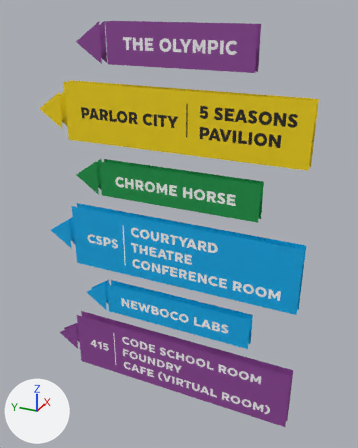
The Blender file res/AllSigns.blend: old version first, new version second.
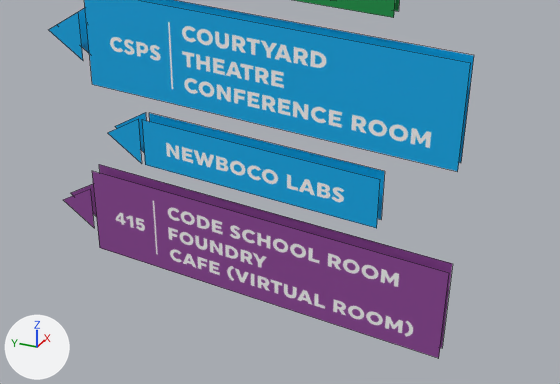
The first picture shows the older version from a camera (50 mm lens) standing at (-4.46, -2.19, 6.17) and looking at (0.11, -0.13, 3.88). The close-ups show both versions on the part from 6% to 100% of the width and 47% to 99% of the height of that picture; other places that the commit changed are outside them. Arrows for +X, +Y and +Z are at lower left; the lights stay in place. The close-ups show mesh edges as thin lines.

Script lines for the objects in view, before the commit:
```python
me_wayfinding_06_001 = bpy.data.meshes.new('WAYFINDING-06.001')
me_wayfinding_06_001.from_pydata(...)  # 14 vertices, 4 faces; spans x -1.08..1.06, y 4.14..4.54, z -0.05..0.05
me_wayfinding_06_001.materials.append(mat_wayfinding_06)  # picture img_wayfinding_06_png
me_wayfinding_08_001 = bpy.data.meshes.new('WAYFINDING-08.001')
me_wayfinding_08_001.from_pydata(...)  # 14 vertices, 4 faces; spans x -1.54..1.53, y 3.18..3.94, z -0.05..0.05
me_wayfinding_08_001.materials.append(mat_wayfinding_08)  # picture img_wayfinding_08_png
# before: 0 (-1.54, 3.18, 0.05) at pixel (461, 163), 1 (-1.54, 3.94, 0.05) at pixel (474, 55), 2 (1.18, 3.18, 0.05), 3 (1.18, 3.94, 0.05), 4 (1.53, 3.56, 0.05) at pixel (56, 24)
# before: 5 (1.25, 3.36, 0.05), 6 (1.25, 3.75, 0.05), 7 (1.18, 3.18, -0.05) at pixel (92, 84), 8 (1.18, 3.94, -0.05), 9 (-1.54, 3.18, -0.05) at pixel (457, 171)
# before: 10 (-1.54, 3.94, -0.05) at pixel (470, 62), 11 (1.53, 3.56, -0.05) at pixel (48, 29), 12 (1.25, 3.36, -0.05) at pixel (83, 60), 13 (1.25, 3.75, -0.05) at pixel (78, 11)
me_wayfinding_10_001 = bpy.data.meshes.new('WAYFINDING-10.001')
me_wayfinding_10_001.from_pydata(...)  # 14 vertices, 4 faces; spans x -1.09..1.05, y 2.58..2.98, z -0.05..0.05
me_wayfinding_10_001.materials.append(mat_wayfinding_10)  # picture img_wayfinding_10_png
# before: 0 (-1.09, 2.78, -0.05) at pixel (114, 126), 1 (-0.77, 2.58, -0.05), 2 (1.05, 2.98, -0.05) at pixel (384, 171), 3 (1.05, 2.58, -0.05) at pixel (381, 219), 4 (-0.77, 2.98, -0.05) at pixel (149, 112)
# before: 5 (-0.8, 2.98, -0.05) at pixel (145, 112), 6 (-0.8, 2.58, -0.05), 7 (-1.09, 2.78, 0.05) at pixel (107, 132), 8 (1.05, 2.58, 0.05) at pixel (376, 228), 9 (-0.77, 2.98, 0.05) at pixel (141, 119)
# before: 10 (-0.77, 2.58, 0.05) at pixel (145, 164), 11 (1.05, 2.98, 0.05) at pixel (380, 179), 12 (-0.8, 2.98, 0.05) at pixel (138, 118), 13 (-0.8, 2.58, 0.05) at pixel (141, 163)
me_wayfinding_12_001 = bpy.data.meshes.new('WAYFINDING-12.001')
me_wayfinding_12_001.from_pydata(...)  # 14 vertices, 4 faces; spans x -1.59..1.56, y 1.62..2.38, z -0.05..0.05
me_wayfinding_12_001.materials.append(mat_wayfinding_12)  # picture img_wayfinding_12_png
# before: 0 (-1.27, 1.62, -0.05), 1 (-1.27, 2.38, -0.05) at pixel (99, 164), 2 (1.56, 2.38, -0.05) at pixel (452, 263), 3 (1.56, 1.62, -0.05) at pixel (442, 348), 4 (-1.59, 2.01, -0.05) at pixel (70, 192)
# before: 5 (-1.3, 2.2, -0.05), 6 (-1.3, 1.81, -0.05), 7 (1.56, 1.62, 0.05) at pixel (438, 358), 8 (1.56, 2.38, 0.05) at pixel (449, 273), 9 (-1.27, 2.38, 0.05) at pixel (91, 170)
# before: 10 (-1.27, 1.62, 0.05) at pixel (99, 247), 11 (-1.59, 2.01, 0.05) at pixel (62, 199), 12 (-1.3, 2.2, 0.05) at pixel (90, 188), 13 (-1.3, 1.81, 0.05) at pixel (94, 228)
ob_06_chromehorse = bpy.data.objects.new('06-ChromeHorse', me_wayfinding_06_001)
ob_06_chromehorse.location = (0.0, 0.0, 0.0)
ob_06_chromehorse.rotation_euler = (1.571, 0.0, 4.712)  # degrees (90, 0, 270)
ob_08_csps = bpy.data.objects.new('08-CSPS', me_wayfinding_08_001)
ob_08_csps.location = (0.0, 0.0, 0.0)
ob_08_csps.rotation_euler = (1.571, 0.0, 1.571)  # degrees (90, 0, 90)
ob_10_newbocolabs = bpy.data.objects.new('10-NewBoCoLabs', me_wayfinding_10_001)
ob_10_newbocolabs.location = (0.0, 0.0, 0.0)
ob_10_newbocolabs.rotation_euler = (1.571, 0.0, 4.712)  # degrees (90, 0, 270)
ob_12_415 = bpy.data.objects.new('12-415', me_wayfinding_12_001)
ob_12_415.location = (0.0, 0.0, 0.0)
ob_12_415.rotation_euler = (1.571, 0.0, 4.712)  # degrees (90, 0, 270)
```
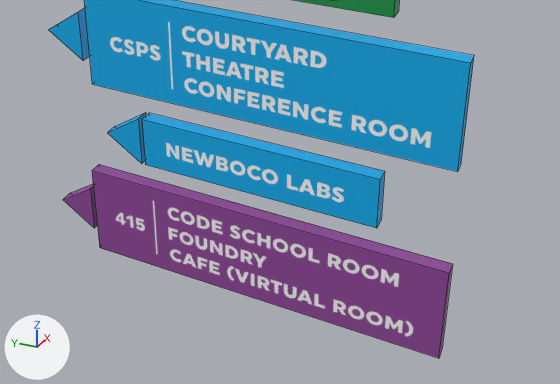
The newer file is also turned or shifted as a whole; pictures and numbers use the older file's frame.

Pixel boxes [x1, y1, x2, y2] of what changed, in the close-ups (560 x 384 px):
'08-CSPS', reshaped
    before: [49, 0, 474, 171]
    after: [49, 0, 474, 172]
part 1 of me_wayfinding_08_001, built on
    before: [49, 12, 83, 60]
    after: [49, 0, 474, 170]
part 2 of me_wayfinding_10_001, built on
    before: [108, 119, 142, 164]
    after: [108, 112, 385, 227]
part 3 of me_wayfinding_12_001, built on
    before: [63, 189, 94, 228]
    after: [63, 164, 452, 357]

What the commit changed:
me_wayfinding_08_001 is used by ob_08_csps; location (0.0, 0.0, 0.0); rotation (1.571, 0.0, 1.571), in degrees (90, 0, 90).
Verts and faces of me_wayfinding_08_001; kept vertices keep their numbers, new ones are numbered from 14.
me_wayfinding_08_001 had 14 vertices, 4 faces and spanned x -1.54..1.53, y 3.18..3.94, z -0.05..0.05.
me_wayfinding_08_001 now has 14 vertices, 11 faces and spans x -1.54..1.53, y 3.18..3.94, z -0.05..0.05.
Part 1, on me_wayfinding_08_001:
Faces deleted: (11, 13, 12).
New faces: (11, 12, 13), (5, 6, 13, 12), (4, 5, 12, 11), (4, 11, 13, 6), (0, 9, 7, 2), (2, 7, 8, 3).
New faces: (1, 3, 8, 10), (0, 1, 10, 9).
me_wayfinding_10_001 is used by ob_10_newbocolabs; location (0.0, 0.0, 0.0); rotation (1.571, 0.0, 4.712), in degrees (90, 0, 270).
Verts and faces of me_wayfinding_10_001; kept vertices keep their numbers, new ones are numbered from 14.
me_wayfinding_10_001 had 14 vertices, 4 faces and spanned x -1.09..1.05, y 2.58..2.98, z -0.05..0.05.
me_wayfinding_10_001 now has 14 vertices, 11 faces and spans x -1.09..1.05, y 2.58..2.98, z -0.05..0.05.
Part 2, on me_wayfinding_10_001:
Faces deleted: (7, 12, 13).
New faces: (7, 13, 12), (0, 7, 12, 5), (5, 12, 13, 6), (0, 6, 13, 7), (1, 3, 8, 10), (1, 10, 9, 4).
New faces: (2, 4, 9, 11), (2, 11, 8, 3).
me_wayfinding_12_001 is used by ob_12_415; location (0.0, 0.0, 0.0); rotation (1.571, 0.0, 4.712), in degrees (90, 0, 270).
Verts and faces of me_wayfinding_12_001; kept vertices keep their numbers, new ones are numbered from 14.
me_wayfinding_12_001 had 14 vertices, 4 faces and spanned x -1.59..1.56, y 1.62..2.38, z -0.05..0.05.
me_wayfinding_12_001 now has 14 vertices, 11 faces and spans x -1.59..1.56, y 1.62..2.38, z -0.05..0.05.
Part 3, on me_wayfinding_12_001:
Faces deleted: (11, 12, 13).
New faces: (11, 13, 12), (4, 11, 12, 5), (5, 12, 13, 6), (4, 6, 13, 11), (0, 10, 9, 1), (1, 9, 8, 2).
New faces: (2, 8, 7, 3), (0, 3, 7, 10).
